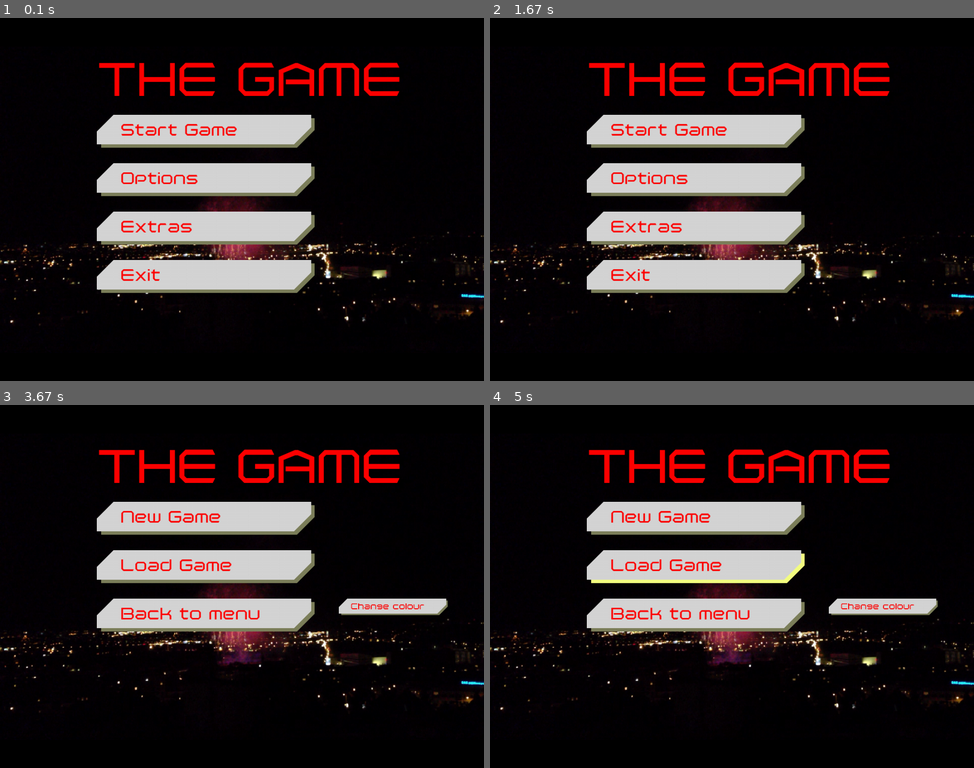
Above: before the commit, frames 1-4 (two rows, left to right).
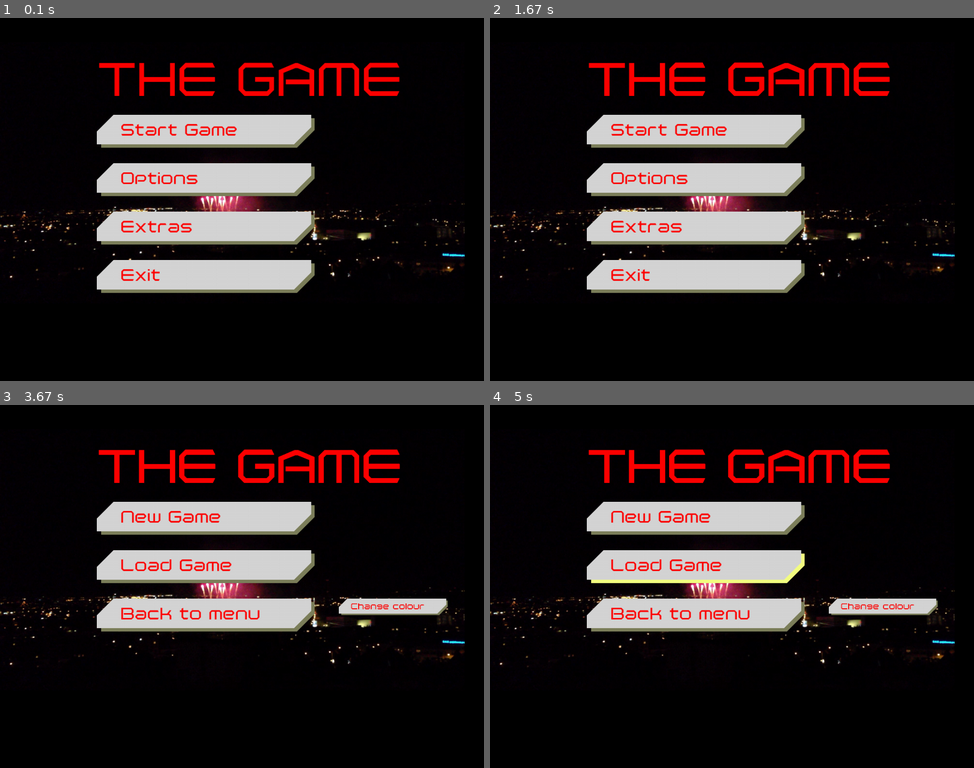
Above: after the commit, the same moments.

Repository: Ufonek1/EarlOfSandwich
Game: pygame game, started from src/game/playerShip.py
Two runs of this game, one before a commit and one after it. Both use one fixed random seed, a clock stepped at 60 frames per second and the inputs below. The source is Python 2; it was converted automatically to run under Python 3.
Inputs (mouse positions are in pixels of both pictures, inside the frame that each line leads up to):
- Up to frame 1 (0.1 s): no input
- Up to frame 2 (1.67 s): press the mouse at (693, 130) at 0.37 s; move the mouse to (722, 217) at 0.47 s; release the mouse at (746, 308) at 0.6 s; press the mouse at (693, 228) at 0.7 s; move the mouse to (732, 250) at 0.8 s; release the mouse at (765, 275) at 0.93 s; click (620, 126) at 1.07 s; press the mouse at (693, 228) at 1.37 s; move the mouse to (707, 279) at 1.47 s; release the mouse at (722, 330) at 1.6 s
- Up to frame 3 (3.67 s): press the mouse at (203, 517) at 1.7 s; move the mouse to (179, 495) at 1.8 s; release the mouse at (150, 477) at 1.93 s; press the mouse at (203, 615) at 2.03 s; move the mouse to (130, 651) at 2.13 s; release the mouse at (58, 684) at 2.27 s; press the mouse at (203, 517) at 3.37 s; move the mouse to (309, 517) at 3.47 s; release the mouse at (411, 513) at 3.6 s
- Up to frame 4 (5 s): press the mouse at (693, 615) at 3.7 s; move the mouse to (732, 568) at 3.8 s; release the mouse at (775, 524) at 3.93 s; click (886, 503) at 4.05 s; press the mouse at (693, 517) at 4.37 s; move the mouse to (736, 550) at 4.47 s; release the mouse at (780, 579) at 4.6 s

The runs differ from the first frame. In frame 1, 3.7% of the frame differs, in the area x 0-100%, y 39-85%; in frame 2, 3.9%; in frame 3, 4.4%, in the area x 0-100%, y 12-85%; in frame 4, 4.3%.

Commit message:
image loading optimisation + display optimisation
All images (backgrounds & spritesheets) are now in one-per-game
dictionaries and get loaded only once. All other resources should be
loaded the same way in the future as well.
Also in this commit:
I was getting tired of all stuff redrawing all the time, it's not like
it's supposed to be animated, so doing something to a button now
refreshes only the portion of the screen where the button is + buttons
now acccurately tell you from where the game was quitted + leaving any
menu leaves the title on screen, so that it doesn't reload all the time

Diff:
--- a/src/core/__init__.py
+++ b/src/core/__init__.py
@@ -21,6 +21,7 @@
 print "window fired up"
 
 #background
+MENU_BACKGROUND = BACKGROUND_COLLECTION.menubackground
 screen.blit(MENU_BACKGROUND, (0,0))
 pygame.display.flip()
 
@@ -35,15 +36,22 @@
 btw, they're set in mainMenu.start()
 
 anyway, this has to be a loop, otherwise the player won't be able to go back and forth between menus
+
+redrawing of the background shouldn't be here, as each module cleans up after itself,
+because that's what their parents taught them!
+(well, mostly)
 '''
 while alive:
-    if menuOutput == "QUIT":
-        print ("game closed from MAIN MENU")
+    if "QUIT" in menuOutput:
+        '''
+        the middle bit is ripped from menuOutput to see from where it was
+        menuOutput is always in the form of "<something>QUIT"
+        yay! now i can use all that string indexing!
+        '''
+        print ("game closed from " + menuOutput[:menuOutput.find("QUIT")] + " MENU")
         alive = False
     elif menuOutput == "GAME":
         print ("Start game button was clicked")
-        screen.blit(MENU_BACKGROUND, (0,0))
-        pygame.display.flip()
         menuOutput = pregameMenu.start(screen)
     elif menuOutput == "OPTIONS":
         print ("Options button was clicked")
@@ -54,11 +62,9 @@
     elif menuOutput == "BACKTOMAIN":
         print ("The back to main menu button was clicked")
         print ("Returning to main menu")
-        screen.blit(MENU_BACKGROUND, (0,0))
-        pygame.display.flip()
         menuOutput = mainMenu.start(screen)
     else:
-        print ("Somebody didn't specify the button destination or destination handling right")
+        print ("Button destination or its recognition unspecified")
         break
 
 
--- a/src/core/constants.py
+++ b/src/core/constants.py
@@ -5,14 +5,19 @@
 
 import pygame
 import os
+from resourceLoader import ImageLoader
 
 """ This class is to make the code more readable by replacing values with names in CAPITALS
-and with _
+and with _ and to make the code overall consistent and better :3
 """
+print("loading game constants")
 
 pygame.init()
 
-"""----------------------------------PATHS-------------------------------"""
+"""----------------------------------PATHS & FILE NAMES-------------------------------"""
+# file names
+BUTTON_SPRITESHEET_NAME = 'buttonspritewhite'
+
 
 # general paths
 PROJECT_PATH = os.getcwd().rpartition(os.path.normcase('/src'))[0] #this splits the current directory and outputs first part of the 3-tuple
@@ -21,12 +26,14 @@
 FONT_PATH = os.path.join(PROJECT_PATH, os.path.normcase('resources/fonts'))
 BACKGROUND_PATH = os.path.join(PROJECT_PATH, os.path.normcase('resources/backgrounds'))
 
-# specific paths
+# specific paths (deprecated, to be removed in next version)
+#@TODO: remove!
 BUTTON_SPRITESHEET_PATH = os.path.join(SPRITESHEET_PATH, 'buttonsprite.png')
 MAIN_MENU_FONT_PATH = os.path.join(FONT_PATH, 'Polentical Neon Regular.ttf')
 MAIN_MENU_BACKGROUND_PATH = os.path.join(BACKGROUND_PATH, 'IMG_2905.PNG')
 
 """----------------------------------COLOURS-------------------------------"""
+#@TODO: Add some more colours
 BLACK = (0 ,0, 0)
 WHITE = (255,255,255)
 FULL_RED = (255,0,0)
@@ -35,13 +42,37 @@
 """----------------------------------RESOLUTION-------------------------------"""
 SCREEN_WIDTH = 1000
 SCREEN_HEIGHT = 750
+"""----------------------------------RESOURCES-------------------------------"""
+def backgroundCollectionInit():
+    print ("creating background collection...")
+    backgroundCollection = ImageLoader()
+    # find all backgrounds and add them to collection
+    for background in os.listdir(BACKGROUND_PATH):
+        backgroundCollection.__setattr__(background.rpartition(os.path.normcase('.'))[0], os.path.join(BACKGROUND_PATH, background))
+        # add name of file (without the .png suffix) and full path to dictionary
+    print ("created background collection that includes: ")
+    print backgroundCollection.names
+    return backgroundCollection
+
+BACKGROUND_COLLECTION = backgroundCollectionInit()
+
+def gameSpritesheetCollectionInit():
+    print ("creating spritesheet collection...")
+    gameSpritesheetCollection = ImageLoader()
+    # find all spritesheets and add them to collection
+    for spritesheet in os.listdir(SPRITESHEET_PATH):
+        gameSpritesheetCollection.__setattr__(spritesheet.rpartition(os.path.normcase('.'))[0], os.path.join(SPRITESHEET_PATH, spritesheet))
+        # add name of file (without the .png suffix) and full path to dictionary
+    print ("created spritesheet collection that includes: ")
+    print gameSpritesheetCollection.names
+    return gameSpritesheetCollection
+
+GAME_SPRITESHEET_COLLECTION = gameSpritesheetCollectionInit()
+
+#@TODO: sound and font collections!
 
 """----------------------------------MISC-------------------------------"""
-def menuBackgroundInit():
-    menubg = pygame.image.load(MAIN_MENU_BACKGROUND_PATH)
-    menubg = pygame.transform.scale(menubg, (SCREEN_WIDTH, SCREEN_HEIGHT))
 
-    return menubg
+GAME_FPS = 30
 
-MENU_BACKGROUND = menuBackgroundInit()
-GAME_FPS = 30
+print(" ")
--- a/src/core/mainMenu.py
+++ b/src/core/mainMenu.py
@@ -26,6 +26,9 @@
     buttonColumnTop = 200
     buttonColumnLeft = 200
 
+    #background from background collection
+    MENU_BACKGROUND = BACKGROUND_COLLECTION.menubackground
+
     #for fps control
     clock = pygame.time.Clock()
 
@@ -52,7 +55,7 @@
     button3.add(allSprites)
 
     button4 = menuButton()
-    button4.start("Exit", "QUIT")
+    button4.start("Exit", "MAINQUIT")
     button4.rect.x  = (buttonColumnLeft)
     button4.rect.y = (buttonColumnTop + 300)
     button4.add(buttons)
@@ -64,6 +67,8 @@
     # draw them on screen and update
     #buttons.draw(screen)
 
+    #the group which holds the button to be drawn (for optimisation)
+    buttonToDraw = pygame.sprite.GroupSingle()
     # load font for title
     title_font = pygame.font.Font(MAIN_MENU_FONT_PATH, 100)
 
@@ -91,47 +96,65 @@
     # Main Menu event loop
     menuRunning = True
 
-    print ("main menu running........")
+    print ("main menu waiting........")
 
     while menuRunning:
         for event in pygame.event.get():
             if event.type == pl.QUIT or (event.type == pl.KEYDOWN and event.key == pl.K_ESCAPE):
                 menuRunning = False
                 print("game closed from main menu")
-                return 0
+                '''
+                clean up the screen before leaving (like a good module!)
+                '''
+                screen.blit(MENU_BACKGROUND, (0,0))
+                pygame.display.flip()
+                return "MAINQUIT"
             if event.type == pl.MOUSEBUTTONDOWN and mouse.get_pressed()[0]:
-                screen.blit(MENU_BACKGROUND, (0,0))
-                buttons.update(event)
-                allSprites.draw(screen)
-                pygame.display.flip()
                 '''
                 This is where the button's destination kicks in
                 Unfortunately, we have to check each button separately,
                 as the pygame.sprite.Group.update() can't return sprites' .update()
                 return values.
                 What happens here:
-                When the user clicks a button, all buttons are checked to see which one the mouse is on,
-                then the destination is outputted to core.init, which then decides based on that where
+                When the user clicks a button:
+                1. all buttons are checked (one by one) to see which one the mouse is on,
+                2. the background is drawn over it (and only it)
+                3. the button updates
+                4. the button gets put into the buttonToDraw one-sprite-only group
+                5. buttonToDraw draws it onto the screen
+                6. the display updates only on it
+                7. then the destination is outputted to core.init, which then decides based on that where
                 to go or what to do next.
+                The same thing happens when the button is mouseovered or something else,
+                only steps 7 (and/or 1) are skipped.
+                KEYWORD: OPTIMISATION
                 '''
-                print("A button was clicked, checking which one it was")
                 for button in buttons:
                     if button.getMouseOver():
+                        screen.blit(MENU_BACKGROUND, (button.rect.x, button.rect.y), button.rect)
+                        button.update(event)
+                        buttonToDraw.add(button)
+                        buttonToDraw.draw(screen)
+                        pygame.display.update(button.rect)
+                        '''
+                        clean up the screen before leaving (like a good module!) (but only on the buttons area)
+                        '''
+                        screen.blit(MENU_BACKGROUND, (buttonColumnLeft, buttonColumnTop), (buttonColumnLeft, buttonColumnTop, 1000, 1000))
+                        pygame.display.flip()
                         return button.destination
             if event.type == pl.MOUSEMOTION:
-                #update buttons for mouseover, we can afford to do it every time the mouse moves and reload all sprites
-                screen.blit(MENU_BACKGROUND, (0,0))
-                buttons.update(event)
-                allSprites.draw(screen)
-                pygame.display.flip()
+                for button in buttons:
+                    if button.getMouseOver():
+                        screen.blit(MENU_BACKGROUND, (button.rect.x, button.rect.y), button.rect)
+                        button.update(event)
+                        buttonToDraw.add(button)
+                        buttonToDraw.draw(screen)
+                        pygame.display.update((button.rect))
             clock.tick(GAME_FPS)
-            #we update twice, so that the button doesn't freeze after pressing
-            screen.blit(MENU_BACKGROUND, (0,0))
-            buttons.update(event)
-            allSprites.draw(screen)
-            pygame.display.flip()
-
-    #clear the screen
-    screen.blit(MENU_BACKGROUND, (0,0))
-    pygame.display.flip()
-    print "menu closing"
+            #we update twice, so that the button doesn't freeze after mouseover/pressing
+            for button in buttons:
+                screen.blit(MENU_BACKGROUND, (button.rect.x, button.rect.y), button.rect)
+                button.update(event)
+                buttonToDraw.add(button)
+                buttonToDraw.draw(screen)
+                pygame.display.update((button.rect))
--- a/src/core/menuButton.py
+++ b/src/core/menuButton.py
@@ -24,7 +24,7 @@
     def start(self, text, destination, relativescale = 1):
         pygame.sprite.Sprite.__init__(self)
         #create the spritesheet
-        sprite_sheet = SpriteSheet(BUTTON_SPRITESHEET_PATH)
+        sprite_sheet = SpriteSheet(BUTTON_SPRITESHEET_NAME)
 
         buttonColorkey = WHITE
         button_frame = []
@@ -32,7 +32,7 @@
         load all appropriate images and write text over them
 
         basic recipe:
-        1. find and load the desired area of the spritesheet
+        1. find and load the desired area of the spritesheet and make any pixels of the colorkey transparent
         2. render text over that
         3. apply any scaling, if there is any
         4. append to main frame array
@@ -78,7 +78,7 @@
             self.image = self.button_frame[0]
 
     def getMouseOver(self):
-        #simple method for getting if the mouse is on the button
+        #simple method for getting if the mouse is on the button (for outside/public use)
         if self.rect.collidepoint(mouse.get_pos()):
             return True
         else:
--- a/src/core/pregameMenu.py
+++ b/src/core/pregameMenu.py
@@ -28,6 +28,9 @@
     #coordinates of button column
     buttonColumnTop = 200
     buttonColumnLeft = 200
+
+    #background from background collection
+    MENU_BACKGROUND = BACKGROUND_COLLECTION.menubackground
 
     #for fps control
     clock = pygame.time.Clock()
@@ -64,8 +67,9 @@
     #add buttons to bottom layer
     allSprites.add(buttons, layer = 1)
     print "buttons created on layer 1"
-    # draw them on screen and update
-    #buttons.draw(screen)
+
+    #the group which holds the button to be drawn (for optimisation)
+    buttonToDraw = pygame.sprite.GroupSingle()
 
     # load font for title
     title_font = pygame.font.Font(MAIN_MENU_FONT_PATH, 100)
@@ -94,48 +98,66 @@
     # Main Menu event loop
     pregameMenuRunning = True
 
-    print ("pregame menu running........")
+    print ("pregame menu waiting........")
 
     while pregameMenuRunning:
         for event in pygame.event.get():
             if event.type == pl.QUIT or (event.type == pl.KEYDOWN and event.key == pl.K_ESCAPE):
                 pregameMenuRunning = False
                 print("game closed from pregame menu")
-                return 0
+                '''
+                clean up the screen before leaving (like a good module!)
+                '''
+                screen.blit(MENU_BACKGROUND, (0,0))
+                pygame.display.flip()
+                return "PREGAMEQUIT"
             if event.type == pl.MOUSEBUTTONDOWN and mouse.get_pressed()[0]:
-                screen.blit(MENU_BACKGROUND, (0,0))
-                buttons.update(event)
-                allSprites.draw(screen)
-                pygame.display.flip()
                 '''
                 This is where the button's destination kicks in
                 Unfortunately, we have to check each button separately,
                 as the pygame.sprite.Group.update() can't return sprites' .update()
                 return values.
                 What happens here:
-                When the user clicks a button, all buttons are checked to see which one the mouse is on,
-                then the destination is outputted to core.init, which then decides based on that where
+                When the user clicks a button:
+                1. all buttons are checked (one by one) to see which one the mouse is on,
+                2. the background is drawn over it (and only it)
+                3. the button updates
+                4. the button gets put into the buttonToDraw one-sprite-only group
+                5. buttonToDraw draws it onto the screen
+                6. the display updates only on it
+                7. then the destination is outputted to core.init, which then decides based on that where
                 to go or what to do next.
+                8. then clean up the screen.
+                The same thing happens when the button is mouseovered or something else,
+                only steps 7, 8, and/or 1 are skipped.
+                KEYWORD: OPTIMISATION
                 '''
-                print("A button was clicked, checking which one it was")
                 for button in buttons:
                     if button.getMouseOver():
+                        screen.blit(MENU_BACKGROUND, (button.rect.x, button.rect.y), button.rect)
+                        button.update(event)
+                        buttonToDraw.add(button)
+                        buttonToDraw.draw(screen)
+                        pygame.display.update(button.rect)
+                        '''
+                        clean up the screen before leaving (like a good module!) (but only on the buttons area)
+                        '''
+                        screen.blit(MENU_BACKGROUND, (buttonColumnLeft, buttonColumnTop), (buttonColumnLeft, buttonColumnTop, 1000, 1000))
+                        pygame.display.flip()
                         return button.destination
-
             if event.type == pl.MOUSEMOTION:
-                #update buttons for mouseover, we can afford to do it every time the mouse moves and reload all sprites
-                screen.blit(MENU_BACKGROUND, (0,0))
-                buttons.update(event)
-                allSprites.draw(screen)
-                pygame.display.flip()
+                for button in buttons:
+                    if button.getMouseOver():
+                        screen.blit(MENU_BACKGROUND, (button.rect.x, button.rect.y), button.rect)
+                        button.update(event)
+                        buttonToDraw.add(button)
+                        buttonToDraw.draw(screen)
+                        pygame.display.update((button.rect))
             clock.tick(GAME_FPS)
-            #we update twice, so that the button doesn't freeze after pressing
-            screen.blit(MENU_BACKGROUND, (0,0))
-            buttons.update(event)
-            allSprites.draw(screen)
-            pygame.display.flip()
-
-    #clear the screen
-    screen.blit(MENU_BACKGROUND, (0,0))
-    pygame.display.flip()
-    print "pregame menu closing"
+            #we update twice, so that the button doesn't freeze after mouseover/pressing
+            for button in buttons:
+                screen.blit(MENU_BACKGROUND, (button.rect.x, button.rect.y), button.rect)
+                button.update(event)
+                buttonToDraw.add(button)
+                buttonToDraw.draw(screen)
+                pygame.display.update((button.rect))
--- /dev/null
+++ b/src/core/resourceLoader.py
@@ -0,0 +1,36 @@
+'''
+Created on 25.1.2014
+
+@author: Hynek
+
+based on LazyImageLoading from the pygame Cookbook:
+http://www.pygame.org/wiki/LazyImageLoading?parent=CookBook
+'''
+
+import pygame
+import weakref
+
+class ResourceLoader(object):
+    def __init__(self, loader):
+        self.__dict__.update(dict(
+            #create a resource dictionary
+            names = {},
+            cache = weakref.WeakValueDictionary(),
+            loader = loader
+        ))
+
+    def __setattr__(self, name, value):
+        self.names[name] = value
+
+    def __getattr__(self, name):
+        try:
+            img = self.cache[name]
+        except KeyError:
+            img = self.loader(self.names[name])
+            self.cache[name] = img
+        return img
+
+
+class ImageLoader(ResourceLoader):
+    def __init__(self):
+        ResourceLoader.__init__(self, pygame.image.load)
--- a/src/core/spritesheet_functions.py
+++ b/src/core/spritesheet_functions.py
@@ -5,14 +5,18 @@
 '''
 
 import pygame
+from resourceLoader import ImageLoader
 from constants import *
 
 class SpriteSheet():
 # This points to our sprite sheet image
     sprite_sheet = None
-    def __init__(self, file_name):
-    # Load the sprite sheet.
-        self.sprite_sheet = pygame.image.load(file_name).convert()
+    def __init__(self, image_name_in_collection):
+        '''
+        Load the sprite sheet from the spritesheet collection. As image_name_in_collection is a variable,
+        we have to call the resourceLoader's __getattr__ method, rather than just GAME_SPRITESHEET_COLLECTION.image_name_in_collection
+        '''
+        self.sprite_sheet = GAME_SPRITESHEET_COLLECTION.__getattr__(image_name_in_collection)
 
     def getImage(self, x, y, width, height, colorkey):
         """ Grab a single image out of a larger spritesheet
--- a/src/game/__init__.py
+++ b/src/game/__init__.py
@@ -7,4 +7,5 @@
 import pygame.locals as pl
 
 def start():
+    #@TODO: this whole thing!
     pass
Renamed: resources/backgrounds/IMG_2905.PNG -> resources/backgrounds/menubackground.png
Not shown, changed: src/core/__init__.pyc
Not shown, changed: src/core/constants.pyc
Not shown, changed: src/core/mainMenu.pyc
Not shown, changed: src/core/menuButton.pyc
Not shown, changed: src/core/pregameMenu.pyc
Not shown, added: src/core/resourceLoader.pyc
Not shown, removed: src/core/smallmenuButton.pyc
Not shown, changed: src/core/spritesheet_functions.pyc
